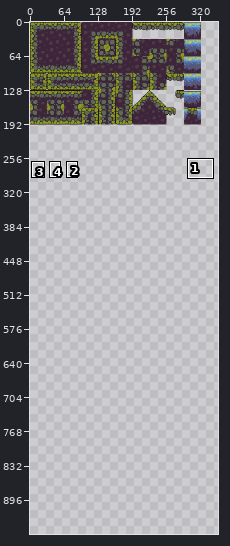
A sprite sheet gets an edit: assets/textures/tileset.png. Above, an overview of the earlier version with the close-up marked.
Close-up. Old version:
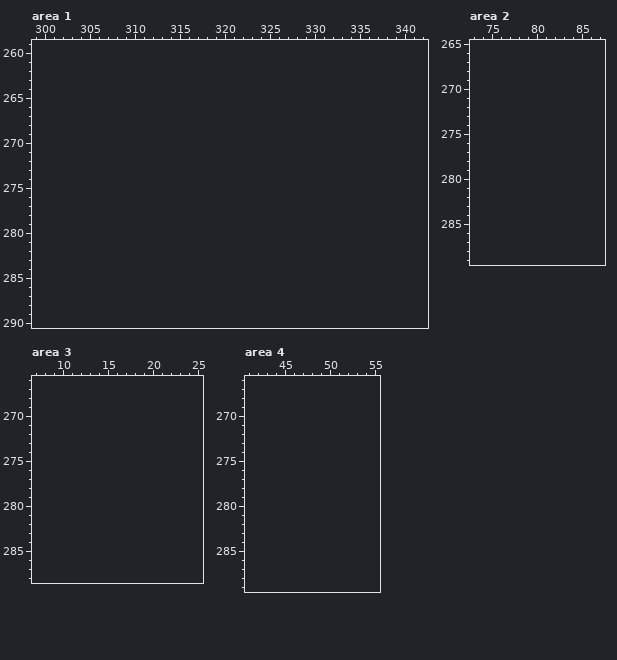
The file is 352x192 pixels. Shown: area 1: x 299..342, y 259..290; area 2: x 73..87, y 265..289; area 3: x 7..25, y 266..288; area 4: x 41..55, y 266..289. The old version is drawn lined up with the new one, on the new canvas. The commit also changed other parts of the picture, which this record leaves out.
After:
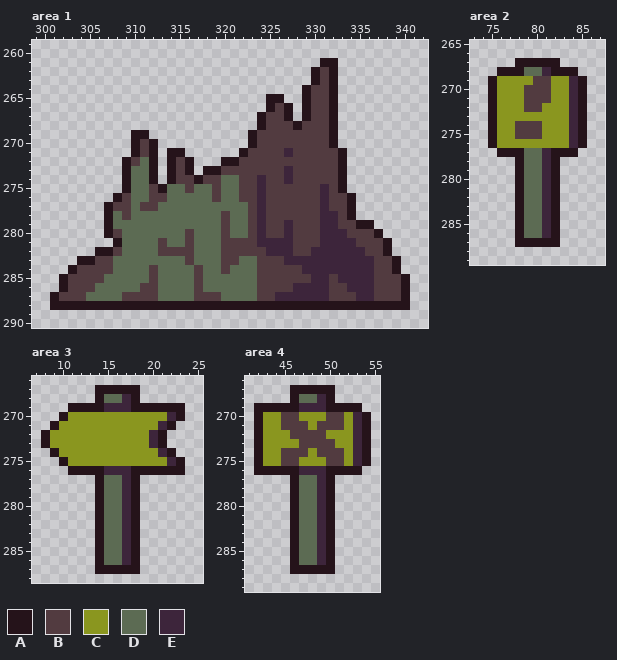
Palette (. is transparent): A #25131a  B #523b40  C #8a961f  D #5c6b53  E #3d253b
The exact change:
canvas 352x192 -> 352x960
Area 1:
y 261: x 331..332 .. -> AA
y 262..263: x 330..332 ... -> ABA
y 264: x 329..332 .... -> ABBA
y 265: x 325..326 .. -> AA; x 329..332 .... -> ABBA
y 266: x 325..327 ... -> ABA; x 329..332 .... -> ABBA
y 267: x 324..327 .... -> ABBA; x 329..332 .... -> ABBA
y 268: x 324..332 ......... -> ABBBABBBA
y 269: x 310..311 .. -> AA; x 323..332 .......... -> ABBBBBBBBA
y 270: x 310..312 ... -> ABA; x 323..332 .......... -> ABBBBBBBBA
y 271: x 310..312 ... -> ABA; x 314..315 .. -> AA; x 322..333 ............ -> ABBBBEBBBBBA
y 272: x 309..312 .... -> ABDA; x 314..316 ... -> ABA; x 320..333 .............. -> AABBBBBBBBBBBA
y 273: x 309..312 .... -> ADDA; x 314..316 ... -> ABA; x 318..333 ................ -> AABBBBBBBEBBBBBA
y 274: x 309..312 .... -> ADDA; x 314..333 .................... -> ABBABBDDBBEBBEBBBBBA
y 275: x 309..333 ......................... -> ADDBADDBDDBDDBBEBBBBBBEBA
y 276: x 308..334 ........................... -> ABDDBBDDDDDBDDBBEBBBBBBEBBA
y 277: x 307..334 ............................ -> ABBDBBDDDDDDDDDDBEBBBBBBEBBA
y 278: x 307..334 ............................ -> ADBDDDDDDDDDDBDDBEBBBBBBEEBA
y 279: x 307..336 .............................. -> ADDDDDDDDDDDDBDDBEBBEBBBEEBBAA
y 280: x 307..337 ............................... -> ABDDDDDDDBDDDBDDBEBBEBBBEEEBBBA
y 281: x 308..338 ............................... -> ADDDDBDDBDDDBBBBEEEEBBBEEEEBBBA
y 282: x 306..338 ................................. -> AABDDDDBBBBDDDBBBBBEEEBBEEEEEEBBA
y 283: x 304..339 .................................... -> AABBDDDDDDDDBDDDBBDDBBBEEEEEEEEEEBBA
y 284: x 303..339 ..................................... -> ABBBBDDDDBDDDDBDDBDDDBBBBBEEEEEEEEBBA
y 285: x 302..340 ....................................... -> ABBBBDDDDDBDDDDBDDDDDDBBBBBBEEBEEEEBBBA
y 286: x 302..340 ....................................... -> ABBBDDDDDBBDDDDBDDDDDDBBBBEEEEBBEEEBBBA
y 287: x 301..340 ........................................ -> ABBBDDDDBBBBDDDDBBBDDDDBBEEEEEEBBBEEBBBA
y 288: x 301..340 ........................................ -> AAAAAAAAAAAAAAAAAAAAAAAAAAAAAAAAAAAAAAAA
Area 2:
y 267: x 78..82 ..... -> AAAAA
y 268: x 76..84 ......... -> AAADDEAAA
y 269: x 75..85 ........... -> ACCCCBBCCEA
y 270..271: x 75..85 ........... -> ACCCBBBCCEA
y 272: x 75..85 ........... -> ACCCBBCCCEA
y 273: x 75..85 ........... -> ACCCCCCCCEA
y 274..275: x 75..85 ........... -> ACCBBBCCCEA
y 276: x 75..85 ........... -> ACCCCCCCCEA
y 277: x 76..84 ......... -> AAADDEAAA
y 278..286: x 78..82 ..... -> ADDEA
y 287: x 78..82 ..... -> AAAAA
Area 3:
y 267: x 14..18 ..... -> AAAAA
y 268: x 14..18 ..... -> ADDEA
y 269: x 11..23 ............. -> AAAAEEEAAAAAA
y 270: x 10..23 .............. -> ACCCCCCCCCCCEA
y 271: x 9..22 .............. -> ACCCCCCCCCCCEA
y 272..273: x 8..21 .............. -> ACCCCCCCCCCCEA
y 274: x 9..22 .............. -> ACCCCCCCCCCCEA
y 275: x 10..23 .............. -> ACCCCCCCCCCCEA
y 276: x 11..23 ............. -> AAAAEEEAAAAAA
y 277..286: x 14..18 ..... -> ADDEA
y 287: x 14..18 ..... -> AAAAA
Area 4:
y 267: x 46..50 ..... -> AAAAA
y 268: x 46..50 ..... -> ADDEA
y 269: x 42..53 ............ -> AAAAAEEEAAAA
y 270: x 42..54 ............. -> ACCBBCCCBBCEA
y 271: x 42..54 ............. -> ACCBBBCBBBCEA
y 272: x 42..54 ............. -> ACCCBBBBCCCEA
y 273: x 42..54 ............. -> ACCCCBBBBCCEA
y 274: x 42..54 ............. -> ACCBBBCBBBCEA
y 275: x 42..54 ............. -> ACCBBCCCBBCEA
y 276: x 42..53 ............ -> AAAAAEEEAAAA
y 277..286: x 46..50 ..... -> ADDEA
y 287: x 46..50 ..... -> AAAAA
Boxes around the changes in both close-ups, in picture pixels (x1, y1, x2, y2):
added: (50, 58, 410, 310)
added: (488, 58, 587, 247)
added: (41, 385, 185, 574)
added: (254, 385, 371, 574)
